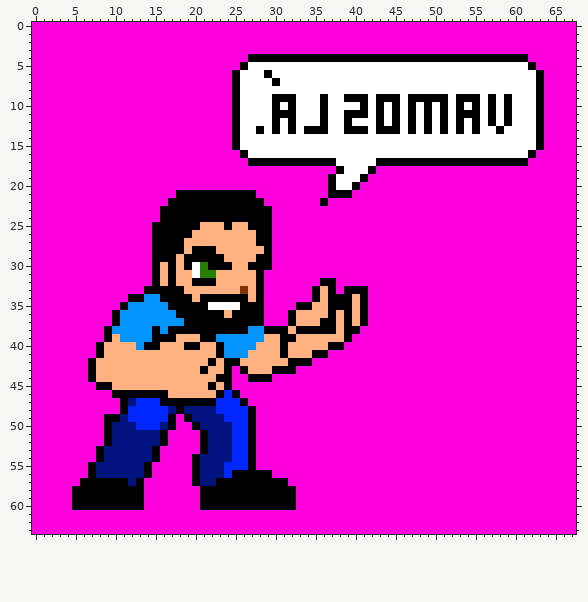
File history of a sprite sheet, chars/mb2/sprites/player_2_intro_1_1.png. That is the earlier state.
The file is 68x64 pixels.
Once edited:
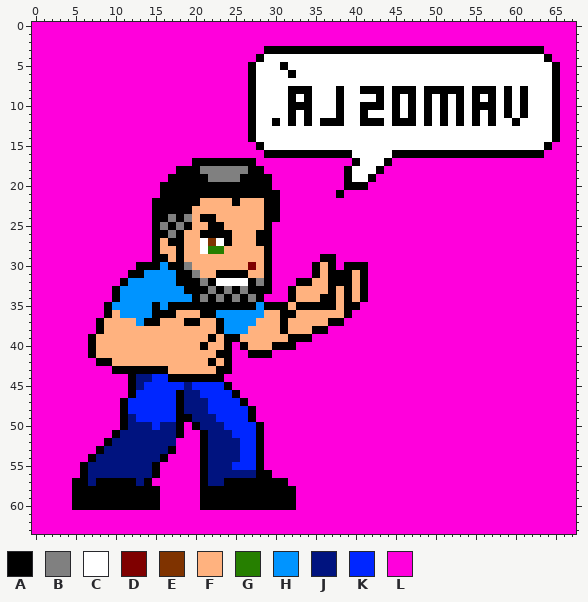
Palette (. is transparent): A #000000  B #808080  C #ffffff  D #7f0000  E #7f3300  F #ffb27f  G #267f00  H #0094ff  J #00137f  K #0026ff  L #ff00dc
Change:
Changed rows in their new state; - is an unchanged pixel.
first column x 5:
 3 ------------------------AAAAAAAAAAAAAAAAAAAAAAAAAAAAAAAAAAA--
 4 ----------------------L-CCCCCCCCCCCCCCCCCCCCCCCCCCCCCCCCCCCA-
 5 ---------------------LA---A------------------------------CCCA
 6 --------------------LLA-C--A------------------------------CCA
 7 --------------------LLA--C--------------------------------CCA
 8 --------------------LLA----AAA---A--AAA-AAA-AAAAA-AAA-A-A-CCA
 9 --------------------LLA--CC--A-C-ACCC--C---C-C---C------A-CCA
10 --------------------LLA--C--AA-C-A---A-------------A----A-CCA
11 --------------------LLA--CC--A-C-ACC--C----------C------A-CCA
12 --------------------LLA------A--AAC-AA---A------------CA--CCA
13 --------------------LLAC-C-C-CCC--CCC-CCC-C-C-C-C-C--C----CCA
14 --------------------LLA-----------------------------------CCA
15 --------------------LLLA----------------------------------CA-
16 ---------------------LLLAAAAAAAAAAA-----AAAAAAAAAAAAAAAAA-A--
17 ---------------AAAAAAA-LLLLLLLLLLLLA--C-LLLLLLLLLLLLLLLLL----
18 -------------AAABBBBBBAA---------LA--CA----------------------
19 ------------AAAAABBBBAAAA-------LLA-CA-----------------------
20 -----------AAAAAAAAAAAAAA-------LLA-A------------------------
21 -----------AA----------AAA------L-L--------------------------
22 ----------AA----FFFF-FFFAA-----L-----------------------------
23 ----------A----FFFFFFFFF-A-----------------------------------
24 ----------A-B-BF--FFFFFF-A-----------------------------------
25 -----------B-B-F-AAF--FF-------------------------------------
26 ------------B-F-AAAA-----------------------------------------
27 -----------F----CECA-----------------------------------------
28 -----------FF--FCGG------------------------------------------
29 ------------FAFFFFF----F-------AA----------------------------
30 --------AA-H-ABFFFFF--DF------AFA-AAA------------------------
31 -------AAHHHHAABFFAAAA-FA-----AFAAAFA------------------------
32 ------AHHHHHHAA-B-CCCCABA---AAFF-AAFA------------------------
33 -----AHHHHHHHHAAABABABA-A--AFFF--F-F-------------------------
34 -----AHHH--HHHHAB-B-B-B----AFFFA-F---------------------------
35 ----AHH---A------AAAA--HAAAF--AA-F-AL------------------------
36 ----AF----AAAFFF--HHHHHHFFA-----F--LL------------------------
37 ---AFFFF-AAFFF--FF-HHHHFFFAF---F-ALLL------------------------
38 ---AFFFFFFFFFFFFFF-HHHFFFF--FF--LLLL-------------------------
39 --AFF-FFFFFFF---F-FAAFFF--F-AALLLLL--------------------------
40 --AF----FFF---FFA-FALAF--A-ALLLLLL---------------------------
41 --AF---------------ALLAAALLLLLLL-----------------------------
42 --LAA---------------LLLLLLLLLL-------------------------------
43 --LLLAAAAAAA----F-A--LLLLLLL---------------------------------
44 --LLLLLAJJKKAAAAAA-L--LLL------------------------------------
45 ---LLLLAJKKKKKJKKKK------------------------------------------
46 -----LL-KKKKKAJJKKK------------------------------------------
47 -------K---KK-JJJK-------------------------------------------
48 ------------K----K-------------------------------------------
49 ----LLAJ----KA----K------------------------------------------
50 ----LLA-JJ--JA-----K--KA-------------------------------------
51 ----LA-----JJA--------KA-------------------------------------
52 -----------JJ-------J-KA-------------------------------------
53 ----------JJA-------J-KA-------------------------------------
54 --AJ------JA---LA---J-KA-------------------------------------
55 -AJ------JA----LA--J--KA-------------------------------------
56 -AJ------JA----LA--JJJJ--------------------------------------
57 A-J----AJA-----LA-J------------------------------------------
58 ---------AA--------------------------------------------------
59 ---------AA--------------------------------------------------
60 ---------AA--------------------------------------------------
